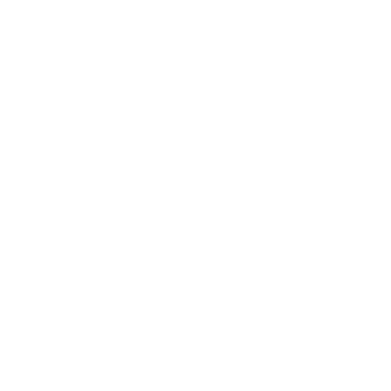
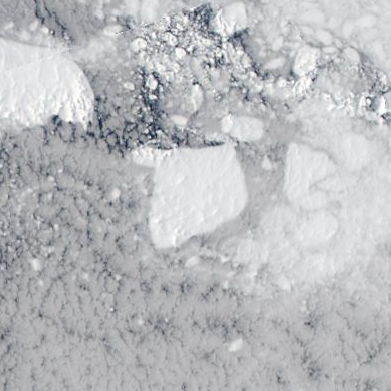
Two versions of the same layered image (391x391). Layer-by-layer changes:
added layer "256_greenland_sea_100km_20060616.aqua.truecolor.250m" above "landfast ice" over [0, 0, 391, 391]
